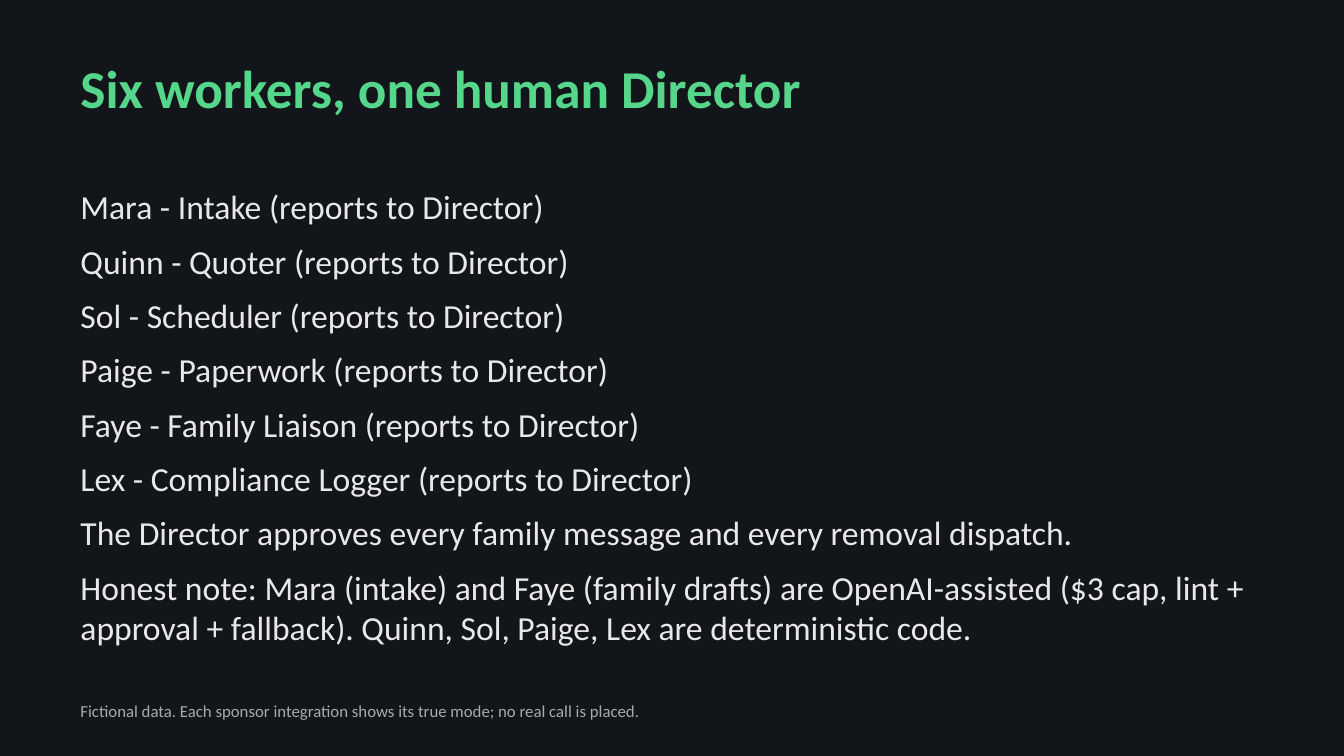
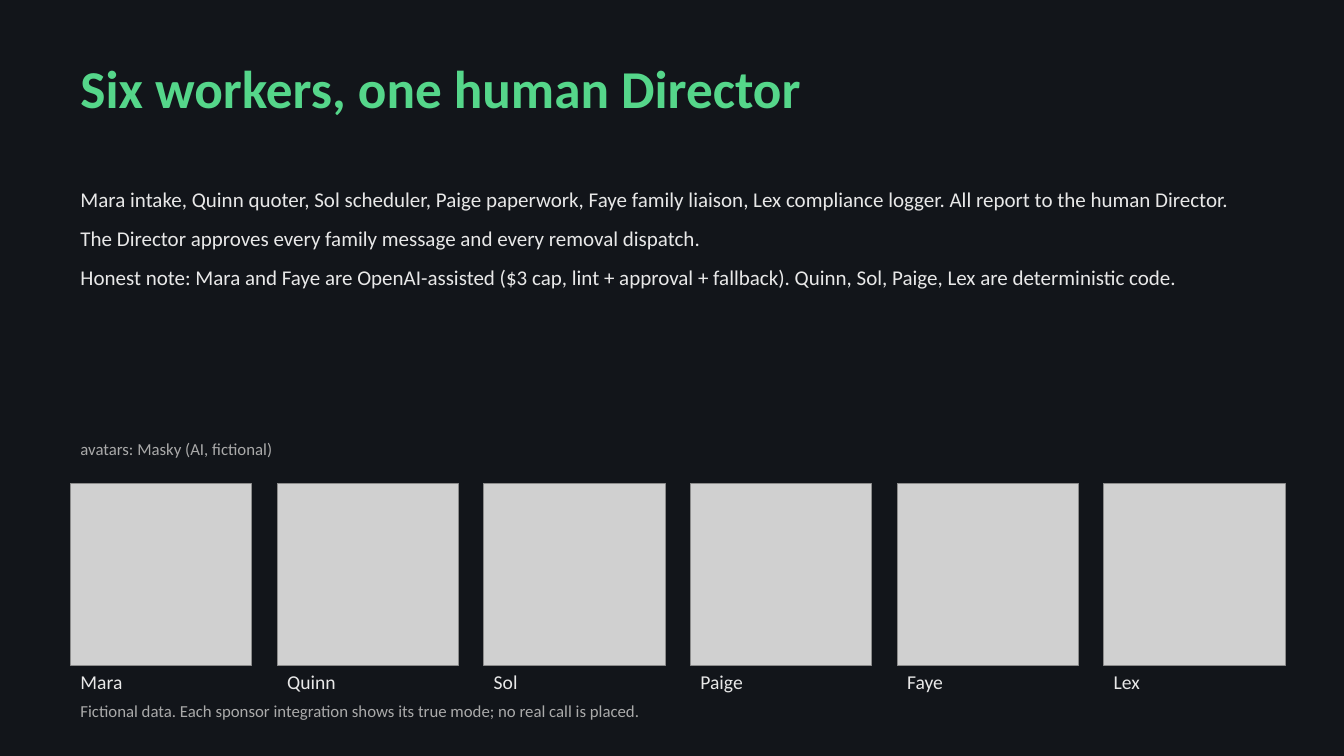
Before and after one commit to donaldc11/vigil-ai-night-staff, a slide deck: slide 3 of Vigil_deck.pptx. Drawn at 1344x756 pixels with LibreOffice and Linux fonts; fonts in the diff are those of the drawing; grey boxes stand for pictures. Boxes give left, top, right and bottom in pixels: in the first picture for what was removed or moved away, otherwise in the second. Text is boxed around its words. In the diff, an @@ line names an element or a change of style, - is before the commit and + after.

Commit message:
Vigil: add PromptQL demo, avatars, updated deck and Pages

```diff
--- a/Vigil_deck.pptx
+++ b/Vigil_deck.pptx
@@ text at box(80, 192, 1227, 211): text changed; size 24 to 15 pt @@
-Mara - Intake (reports to Director)
-Quinn - Quoter (reports to Director)
-Sol - Scheduler (reports to Director)
-Paige - Paperwork (reports to Director)
-Faye - Family Liaison (reports to Director)
-Lex - Compliance Logger (reports to Director)
+Mara intake, Quinn quoter, Sol scheduler, Paige paperwork, Faye family liaison, Lex compliance logger. All report to the human Director.
@@ text at box(80, 231, 700, 250): size 24 to 15 pt in "The Director approves every family message and ..." @@
@@ text at box(80, 270, 1176, 289): text changed; size 24 to 15 pt @@
-Honest note: Mara (intake) and Faye (family drafts) are OpenAI-assisted ($3 cap, lint + approval + fallback). Quinn, Sol, Paige, Lex are deterministic code.
+Honest note: Mara and Faye are OpenAI-assisted ($3 cap, lint + approval + fallback). Quinn, Sol, Paige, Lex are deterministic code.
@@ text added at box(80, 443, 272, 458), 12 pt, text #AAAAAA @@
+avatars: Masky (AI, fictional)
@@ picture added at box(71, 484, 252, 665) @@
@@ picture added at box(277, 484, 459, 665) @@
@@ picture added at box(484, 484, 665, 665) @@
@@ picture added at box(691, 484, 872, 665) @@
@@ picture added at box(897, 484, 1079, 665) @@
@@ picture added at box(1104, 484, 1286, 665) @@
@@ text added at box(80, 676, 122, 689), 14 pt, text #E8E8E8 @@
+Mara
@@ text added at box(287, 675, 336, 692), 14 pt, text #E8E8E8 @@
+Quinn
@@ text added at box(494, 675, 518, 689), 14 pt, text #E8E8E8 @@
+Sol
@@ text added at box(700, 675, 742, 693), 14 pt, text #E8E8E8 @@
+Paige
@@ text added at box(907, 676, 943, 692), 14 pt, text #E8E8E8 @@
+Faye
@@ text added at box(1114, 676, 1140, 689), 14 pt, text #E8E8E8 @@
+Lex
```
Also in this commit, not shown: 1 other slide changed, 26 other files.
